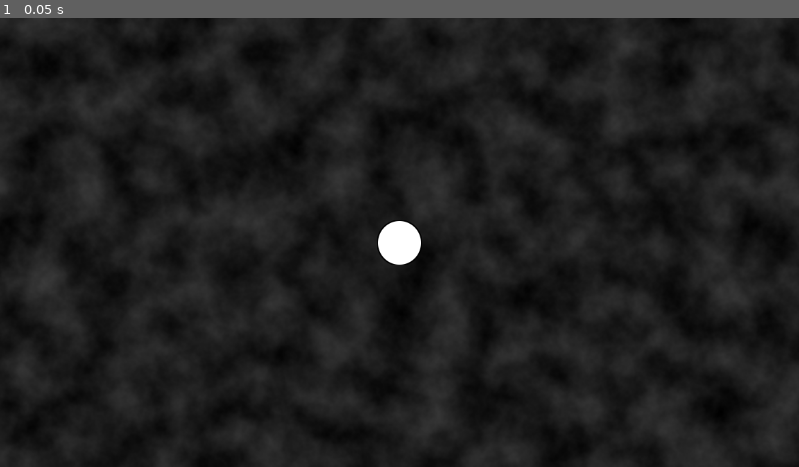
Above: before the commit, frame 1.
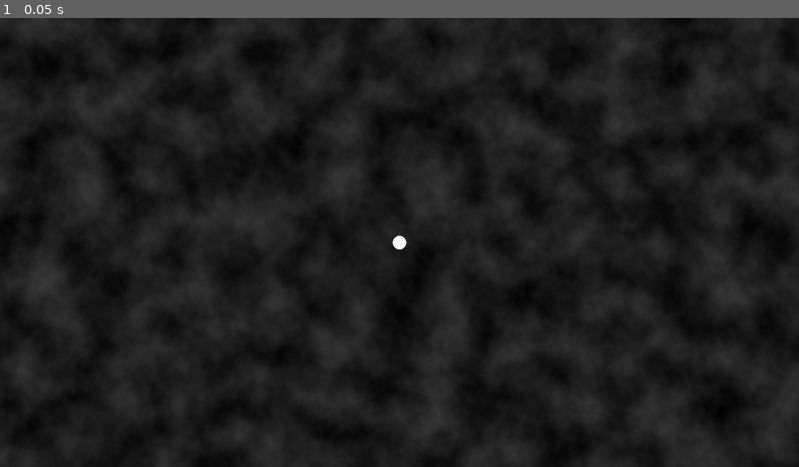
Above: after the commit, the same moment.

Repository: HellHoleStudios/ldjam58
Game: Godot game, scene res://scene/game.tscn
The game is run twice, just before and just after one commit, with the same random seed, the same clock (stepped at 60 frames per second) and the same inputs.
Inputs:
- Up to frame 1 (0.05 s): no input

The runs differ from the first frame. In frame 1, 0.4% of the frame differs, in the area x 47-53%, y 45-56%.

Commit message:
Player Succ

Diff:
--- a/partial/star_displayer.tscn
+++ b/partial/star_displayer.tscn
@@ -5,12 +5,10 @@
 
 [sub_resource type="CircleShape2D" id="CircleShape2D_4gi8b"]
 
-[node name="StarDisplayer" type="Node2D"]
+[node name="RigidBody2D" type="RigidBody2D"]
 script = ExtResource("1_wnpqg")
 
-[node name="RigidBody2D" type="RigidBody2D" parent="."]
-
-[node name="CollisionShape2D" type="CollisionShape2D" parent="RigidBody2D"]
+[node name="CollisionShape2D" type="CollisionShape2D" parent="."]
 shape = SubResource("CircleShape2D_4gi8b")
 
 [node name="Sprite2D" type="Sprite2D" parent="."]
--- a/scene/game.tscn
+++ b/scene/game.tscn
@@ -26,6 +26,7 @@
 texture = SubResource("NoiseTexture2D_3fokd")
 
 [node name="player" type="CharacterBody2D" parent="."]
+motion_mode = 1
 script = ExtResource("1_5kiuu")
 
 [node name="Sprite2D" type="Sprite2D" parent="player"]
--- a/script/obj/star_displayer.gd
+++ b/script/obj/star_displayer.gd
@@ -4,7 +4,8 @@
 var data: BaseStarData
 
 func set_data(data: BaseStarData):
-	$RigidBody2D.mass=data.mass
+	self.mass=data.mass
 	var rad=data.mass # TODO
-	$RigidBody2D/CollisionShape2D.shape.radius=rad
+	$CollisionShape2D.shape=CircleShape2D.new()
+	$CollisionShape2D.shape.radius=rad
 	$Sprite2D.scale=Vector2(rad,rad)/32
--- a/script/ui/player.gd
+++ b/script/ui/player.gd
@@ -3,6 +3,16 @@
 # Constants for movement tuning
 @export var SPEED = 300.0
 @export var ACCELERATION = 5.0 # Higher value means faster acceleration/deceleration
+
+var mass: float
+
+func _ready() -> void:
+	set_mass(10)
+
+func set_mass(mass: float):
+	self.mass=mass
+	$Sprite2D.scale=Vector2(mass,mass)/32
+	$CollisionShape2D.shape.radius=mass
 
 func _physics_process(delta):
 	# 1. Get the player input direction
@@ -18,6 +28,10 @@
 	# 4. Apply movement
 	var collider:KinematicCollision2D=move_and_collide(velocity * delta)
 	if collider:
-		var target:Node2D=collider.get_collider()
-		#print("Sucked!!!")
-		#target.get_parent().queue_free()
+		var star:StarDisplayer=collider.get_collider()
+		#var star:StarDisplayer=target.get_parent()
+
+		if star.mass<self.mass:
+			set_mass(star.mass+self.mass)
+			star.queue_free()
+			print("Sucked!!! New mass:",mass)
